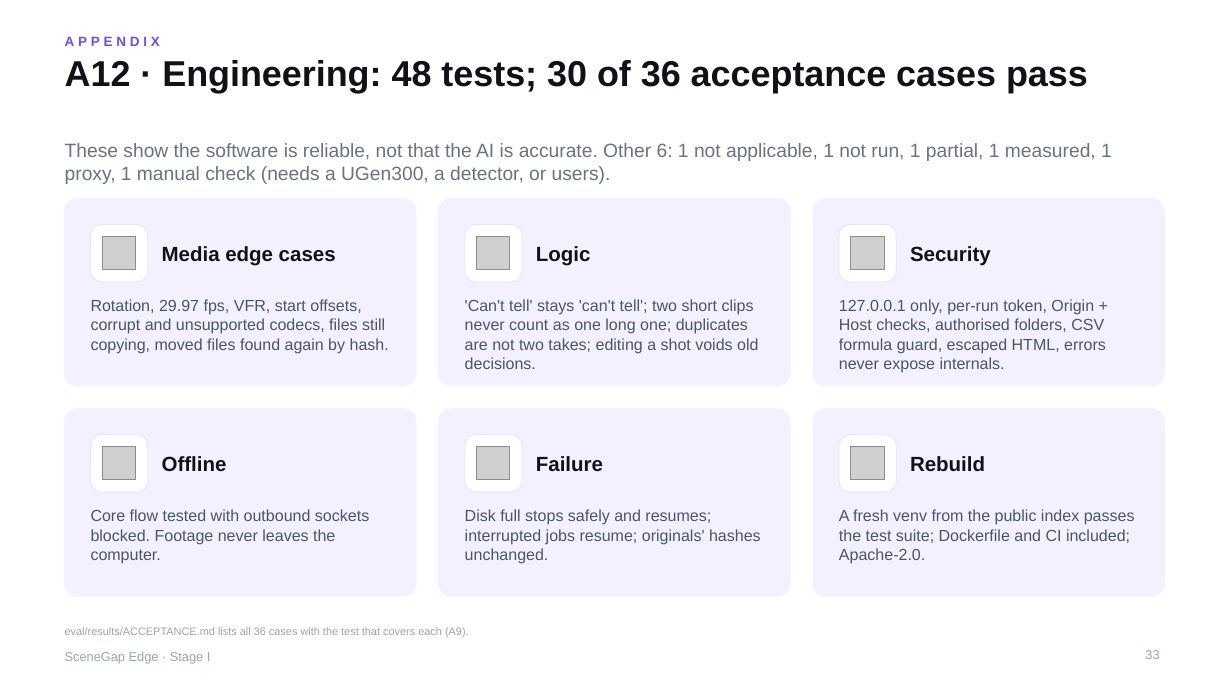
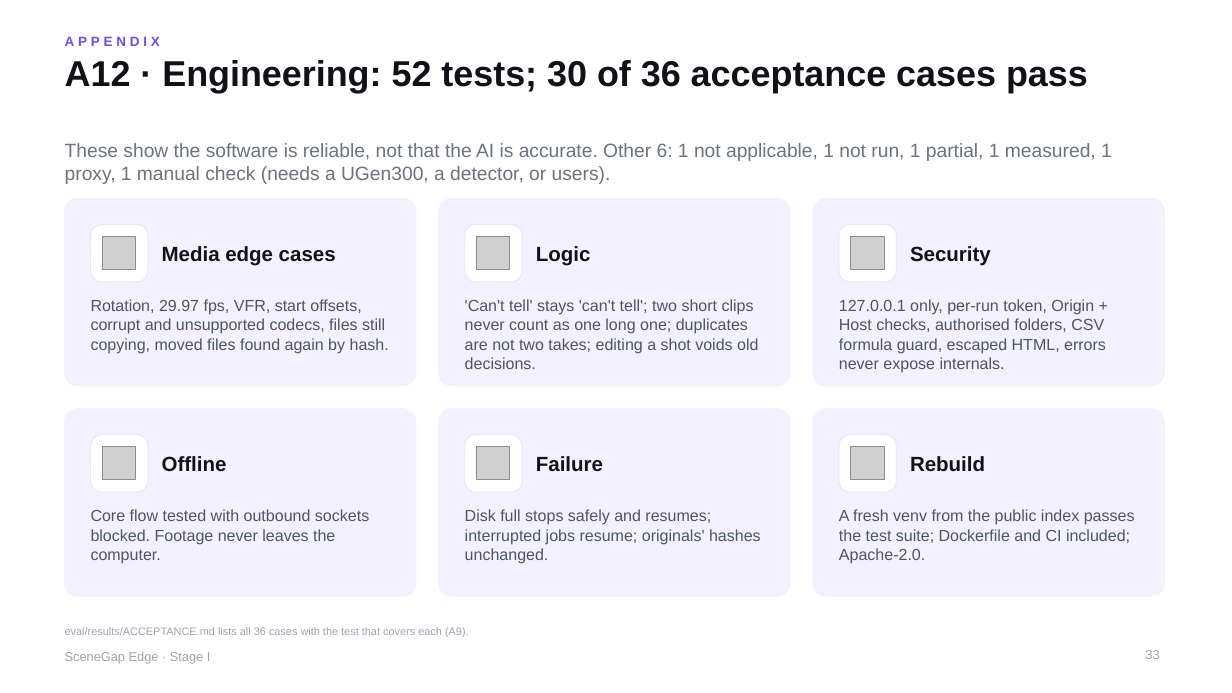
Before and after one commit to yu9bryan/scenegap-edge, a slide deck: slide 33 of docs/deck/SceneGapEdge_StageI_Proposal.pptx. Drawn at 1232x693 pixels with LibreOffice and Linux fonts; fonts in the diff are those of the drawing; grey boxes stand for pictures. Boxes give left, top, right and bottom in pixels: in the first picture for what was removed or moved away, otherwise in the second. Text is boxed around its words. In the diff, an @@ line names an element or a change of style, - is before the commit and + after.

```diff
--- a/docs/deck/SceneGapEdge_StageI_Proposal.pptx
+++ b/docs/deck/SceneGapEdge_StageI_Proposal.pptx
@@ title at [65, 60, 1088, 93]: text changed @@
-A12 · Engineering: 48 tests; 30 of 36 acceptance cases pass
+A12 · Engineering: 52 tests; 30 of 36 acceptance cases pass
```
Also in this commit, not shown: 2 other slides changed, 1 slide added, 4 other files.
